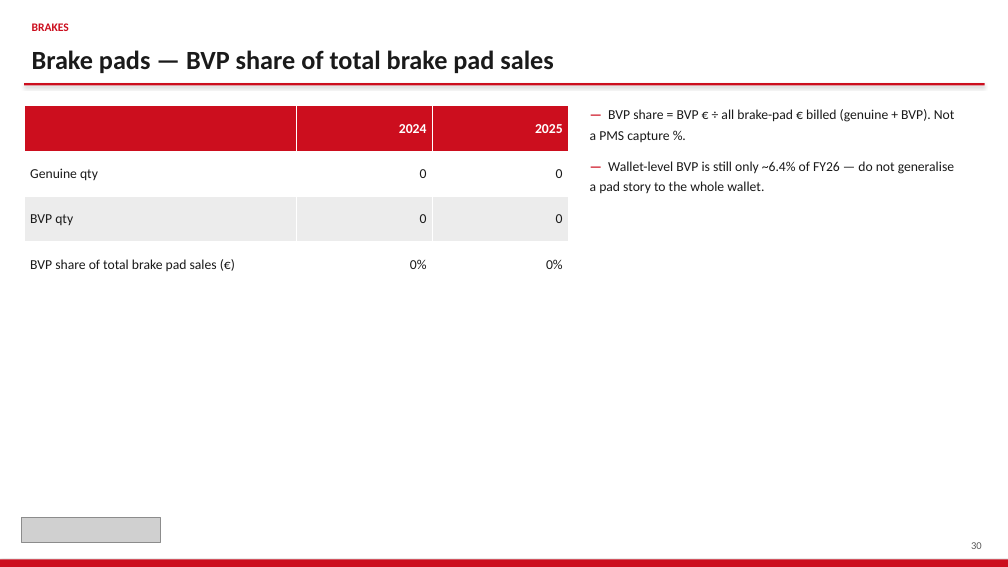
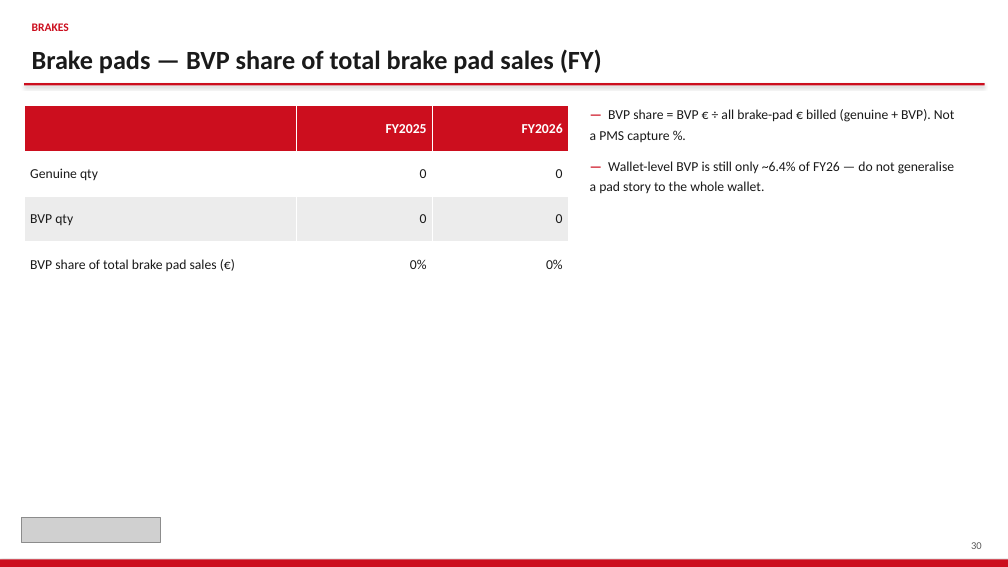
Before and after one commit to jeromio1987/ISZE, a slide deck: slide 30 of 09_meetings/UMI_Sales_Review_2026/ISZE_UMI_Sales_Review_FY2027.pptx. Drawn at 1008x567 pixels with LibreOffice and Linux fonts; fonts in the diff are those of the drawing; grey boxes stand for pictures. Boxes give left, top, right and bottom in pixels: in the first picture for what was removed or moved away, otherwise in the second. Text is boxed around its words. In the diff, an @@ line names an element or a change of style, - is before the commit and + after.

```diff
--- a/09_meetings/UMI_Sales_Review_2026/ISZE_UMI_Sales_Review_FY2027.pptx
+++ b/09_meetings/UMI_Sales_Review_2026/ISZE_UMI_Sales_Review_FY2027.pptx
@@ text at [32, 49, 602, 73]: text changed @@
-Brake pads — BVP share of total brake pad sales
+Brake pads — BVP share of total brake pad sales (FY)
@@ table at [24, 106, 569, 287] @@
-row 1, column 2: 2024
+row 1, column 2: FY2025
-row 1, column 3: 2025
+row 1, column 3: FY2026
```
Also in this commit, not shown: 4 other slides changed, 9 other files.
